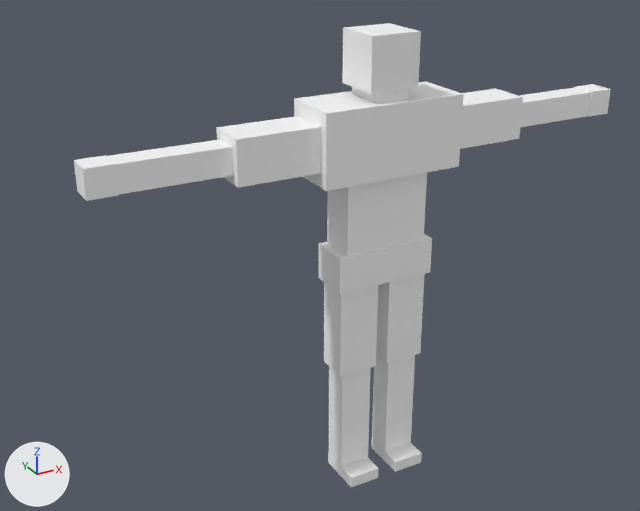
One commit to the Blender file Models/Human/Human.blend: the scene before it, then after it.
Rendered twice from a 50 mm camera at (-1.738, -2.708, 2.361) aimed at (-0.201, 0.088, 0.963). Lighting does not change. The marker at lower left points along +X, +Y and +Z.

Objects in the first picture: 'BasicCharacter'.
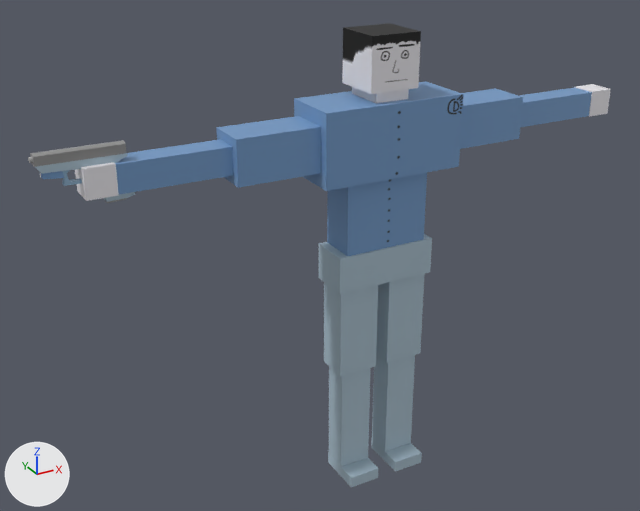
Commit message: Added Glock

Boxes [x1, y1, x2, y2] around the edits, measured in the pictures (640 x 511 px):
'BasicCharacter', surface changed, reshaped (grey to blue, 9% wider): before [74, 23, 611, 487]; after [28, 23, 611, 487]
part 1 of me_cube_004, added: after [30, 140, 126, 167]
part 2 of me_cube_004, added (blue): after [35, 153, 135, 202]
part 3 of me_cube_004, added: after [62, 170, 82, 186]
part 4 of me_cube_004, added: after [42, 171, 80, 179]
part 5 of me_cube_004, surface changed (grey to blue): [75, 23, 611, 487] in both

The change, as a diff of the scene's bpy script:
```diff
--- a/Models/Human/Human.blend.py
+++ b/Models/Human/Human.blend.py
@@ img_texture_png_001 @@
+img_texture_png_001 = load_image('Texture.png.001', '../Glock/Texture.png', 1920, 1080, 'sRGB')
@@ img_texture_png @@
+img_texture_png = load_image('Texture.png', '../Glock/Texture.png', 1920, 1080, 'sRGB')
@@ mat_basic @@
 mat_basic = principled_material('Basic')
-mat_basic.base_color = (1.0, 1.0, 1.0)  # white #ffffff
+mat_basic.texture = img_texture_png
@@ mat_glocktexture @@
+mat_glocktexture = principled_material('GlockTexture')
+mat_glocktexture.texture = img_texture_png_001
@@ me_cube_004 @@
 # used by ob_basiccharacter; location = (0.0, 0.0, 0.0)
-me_cube_004.from_pydata(...)  # 136 vertices, 102 faces; spans x -1.12..1.12, y -0.14..0.12, z -0.01..1.83
+me_cube_004.from_pydata(...)  # 552 vertices, 381 faces; spans x -1.27..1.12, y -0.14..0.12, z -0.01..1.83
+# me_cube_004 part 1: a new loose piece of 78 vertices spanning x -1.26..-0.97, y -0.03..0.0, z 1.53..1.56, in mat_glocktexture (picture img_texture_png_001)
+# me_cube_004 part 2: a new loose piece of 54 vertices spanning x -1.25..-0.94, y -0.03..0.0, z 1.37..1.53, in mat_glocktexture (picture img_texture_png_001)
+# me_cube_004 part 3: a new loose piece of 36 vertices spanning x -1.18..-1.06, y -0.02..0.0, z 1.45..1.5, in mat_glocktexture (picture img_texture_png_001)
+# me_cube_004 part 4
+# 24 vertices are added at x -1.23..-1.1, y -0.02..0.0, z 1.47..1.5
+# 20 new faces join them, mat_glocktexture (picture img_texture_png_001)
+# me_cube_004 part 5: 102 kept faces spanning x -1.12..1.12, y -0.14..0.12, z -0.01..1.83 get new texture (UV) coordinates
 me_cube_004.materials.append(mat_basic)
+me_cube_004.materials.append(mat_glocktexture)  # picture img_texture_png_001
```
